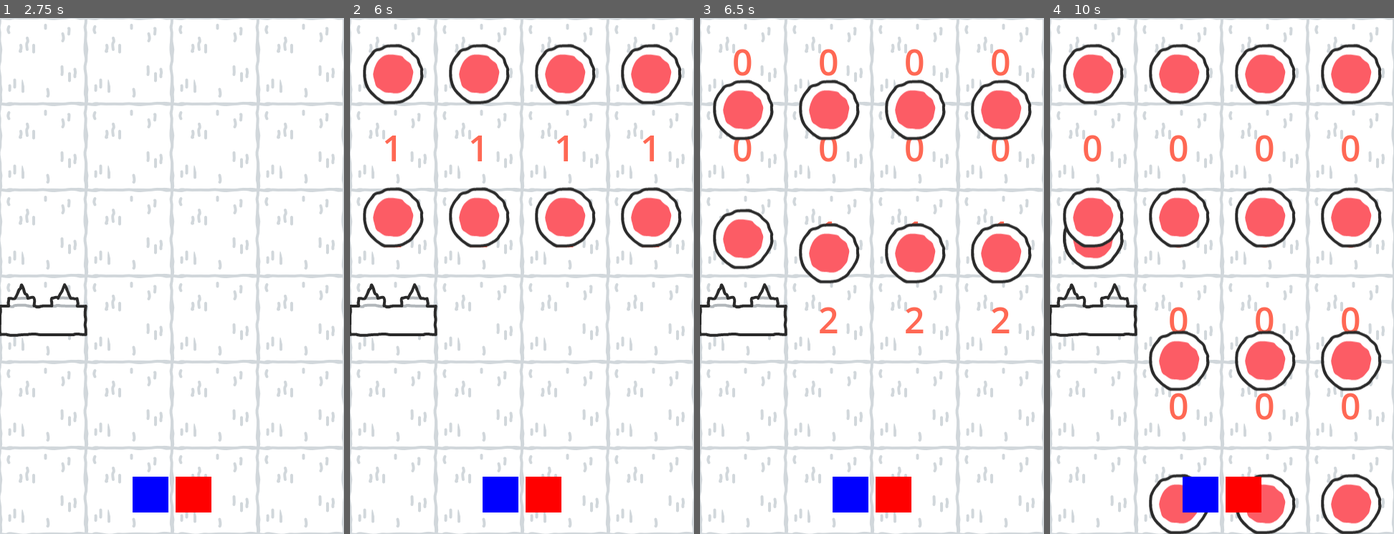
Above: before the commit, frames 1-4 (left to right).
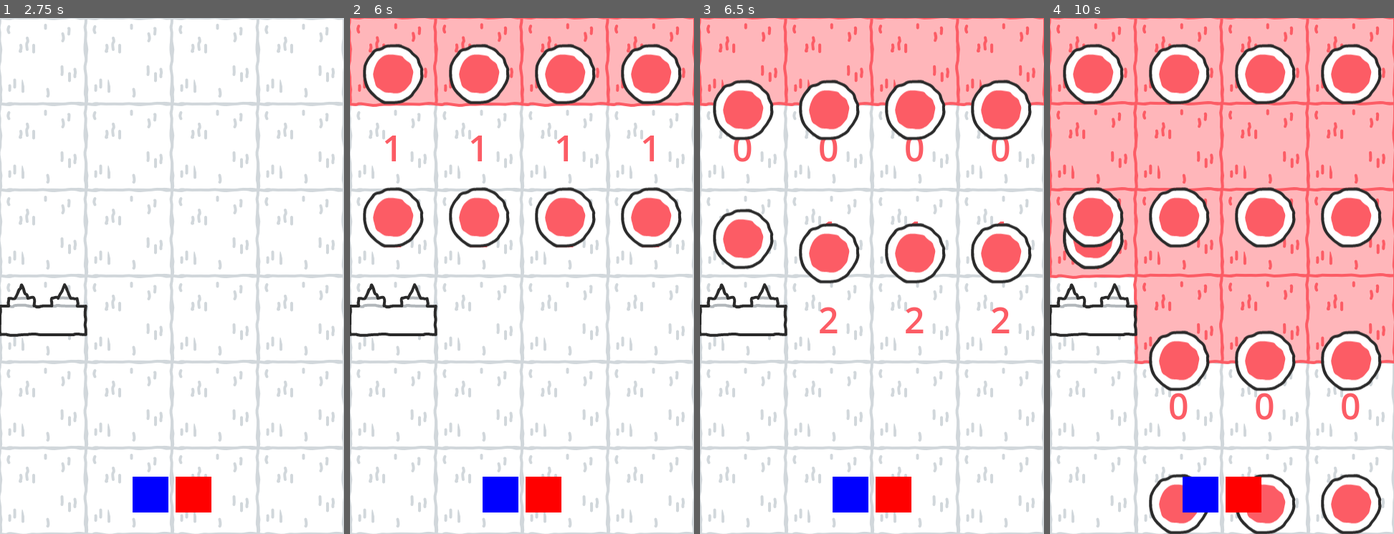
Above: after the commit, the same moments.

Repository: martinboue/ludum-dare-54
Game: Godot game, scene res://src/world.tscn
Same seed, same stepped clock (60 frames per second), same inputs: the game is played once before the commit and once after it.
Inputs (mouse positions are in pixels of both pictures, inside the frame that each line leads up to):
- Up to frame 1 (2.75 s): tap Enter at 0.5, 2 s; move the mouse to (247, 250) at 0.52 s; click (247, 250) at 0.67 s; tap Space at 1.25 s; move the mouse to (103, 301) at 1.27 s; click (103, 301) at 1.42 s; move the mouse to (206, 162) at 2.02 s; click (206, 162) at 2.17 s
- Up to frame 2 (6 s): tap Space at 2.75 s; move the mouse to (504, 379) at 2.77 s; click (504, 379) at 2.92 s; move the mouse to (625, 353) at 3.52 s; click (625, 353) at 3.67 s; move the mouse to (418, 198) at 4.27 s; click (418, 198) at 4.42 s; move the mouse to (539, 276) at 5.02 s; click (539, 276) at 5.17 s; move the mouse to (470, 147) at 5.77 s; click (470, 147) at 5.92 s
- Up to frame 3 (6.5 s): no input
- Up to frame 4 (10 s): move the mouse to (1297, 250) at 6.52 s; click (1297, 250) at 6.67 s; move the mouse to (1153, 301) at 7.27 s; click (1153, 301) at 7.42 s; move the mouse to (1256, 162) at 8.02 s; click (1256, 162) at 8.17 s; move the mouse to (1204, 379) at 8.77 s; click (1204, 379) at 8.92 s; move the mouse to (1325, 353) at 9.52 s; click (1325, 353) at 9.67 s

Frame 1 is identical in both runs. In frame 2, 11% of the frame differs, in the area x 0-100%, y 0-18%; in frame 3, 14%; in frame 4, 47%, in the area x 0-100%, y 0-68%.

Commit message:
Add enemy cell color

Diff:
--- a/src/map/cell/cell.gd
+++ b/src/map/cell/cell.gd
@@ -3,6 +3,7 @@
 
 @onready var timer = $Timer
 @onready var label = $Label
+@onready var enemy_sprite = $EnemySprite
 
 var friendly = true
 var cell_up: Cell
@@ -10,6 +11,7 @@
 
 func _ready() -> void:
 	label.visible = false
+	enemy_sprite.visible = false
 
 func _process(_delta: float) -> void:
 	if label.visible:
@@ -27,3 +29,5 @@
 
 func _on_timer_timeout() -> void:
 	friendly = !friendly
+	enemy_sprite.visible = !friendly
+	label.visible = false
--- a/src/map/cell/cell.tscn
+++ b/src/map/cell/cell.tscn
@@ -1,12 +1,16 @@
-[gd_scene load_steps=3 format=3 uid="uid://cjf8aj0g7neny"]
+[gd_scene load_steps=4 format=3 uid="uid://cjf8aj0g7neny"]
 
 [ext_resource type="Script" path="res://src/map/cell/cell.gd" id="1_yelak"]
+[ext_resource type="Texture2D" uid="uid://co4p55spy3d48" path="res://src/map/cell/enemy_cell.png" id="2_op40x"]
 
 [sub_resource type="RectangleShape2D" id="RectangleShape2D_1vp7p"]
 size = Vector2(120, 120)
 
 [node name="Cell" type="Node2D"]
 script = ExtResource("1_yelak")
+
+[node name="EnemySprite" type="Sprite2D" parent="."]
+texture = ExtResource("2_op40x")
 
 [node name="EnemyDetector" type="Area2D" parent="."]
 collision_layer = 0
@@ -37,7 +41,7 @@
 offset_bottom = 11.5
 grow_horizontal = 2
 grow_vertical = 2
-theme_override_colors/font_color = Color(1, 0.407843, 0.329412, 1)
+theme_override_colors/font_color = Color(0.988235, 0.360784, 0.396078, 1)
 theme_override_font_sizes/font_size = 50
 text = "10"
 horizontal_alignment = 1
--- a/src/map/map.tscn
+++ b/src/map/map.tscn
@@ -1,7 +1,13 @@
-[gd_scene load_steps=5 format=3 uid="uid://dv8et4lw8l01b"]
+[gd_scene load_steps=7 format=3 uid="uid://dv8et4lw8l01b"]
 
 [ext_resource type="Script" path="res://src/map/map.gd" id="1_mpcqa"]
+[ext_resource type="Texture2D" uid="uid://co4p55spy3d48" path="res://src/map/cell/enemy_cell.png" id="2_7f7w8"]
 [ext_resource type="Texture2D" uid="uid://ceml4sj83rolb" path="res://src/map/scribbleDungeons_tiles.svg" id="2_m3eul"]
+
+[sub_resource type="TileSetAtlasSource" id="TileSetAtlasSource_alfh4"]
+texture = ExtResource("2_7f7w8")
+texture_region_size = Vector2i(128, 128)
+0:0/0 = 0
 
 [sub_resource type="TileSetAtlasSource" id="TileSetAtlasSource_ebx5w"]
 texture = ExtResource("2_m3eul")
@@ -72,6 +78,7 @@
 [sub_resource type="TileSet" id="TileSet_eo76h"]
 tile_size = Vector2i(120, 120)
 sources/2 = SubResource("TileSetAtlasSource_ebx5w")
+sources/0 = SubResource("TileSetAtlasSource_alfh4")
 
 [node name="Map" type="Node2D"]
 script = ExtResource("1_mpcqa")
@@ -80,3 +87,10 @@
 tile_set = SubResource("TileSet_eo76h")
 format = 2
 layer_0/tile_data = PackedInt32Array(327680, 458754, 0, 327681, 458754, 0, 327682, 458754, 0, 327683, 458754, 0, 262144 …(349 unchanged characters)…
+layer_1/name = ""
+layer_1/enabled = true
+layer_1/modulate = Color(1, 1, 1, 1)
+layer_1/y_sort_enabled = false
+layer_1/y_sort_origin = 0
+layer_1/z_index = 0
+layer_1/tile_data = PackedInt32Array()
Binary file added: src/map/cell/enemy_cell.png
Not shown, added: src/map/cell/enemy_cell.png.import
